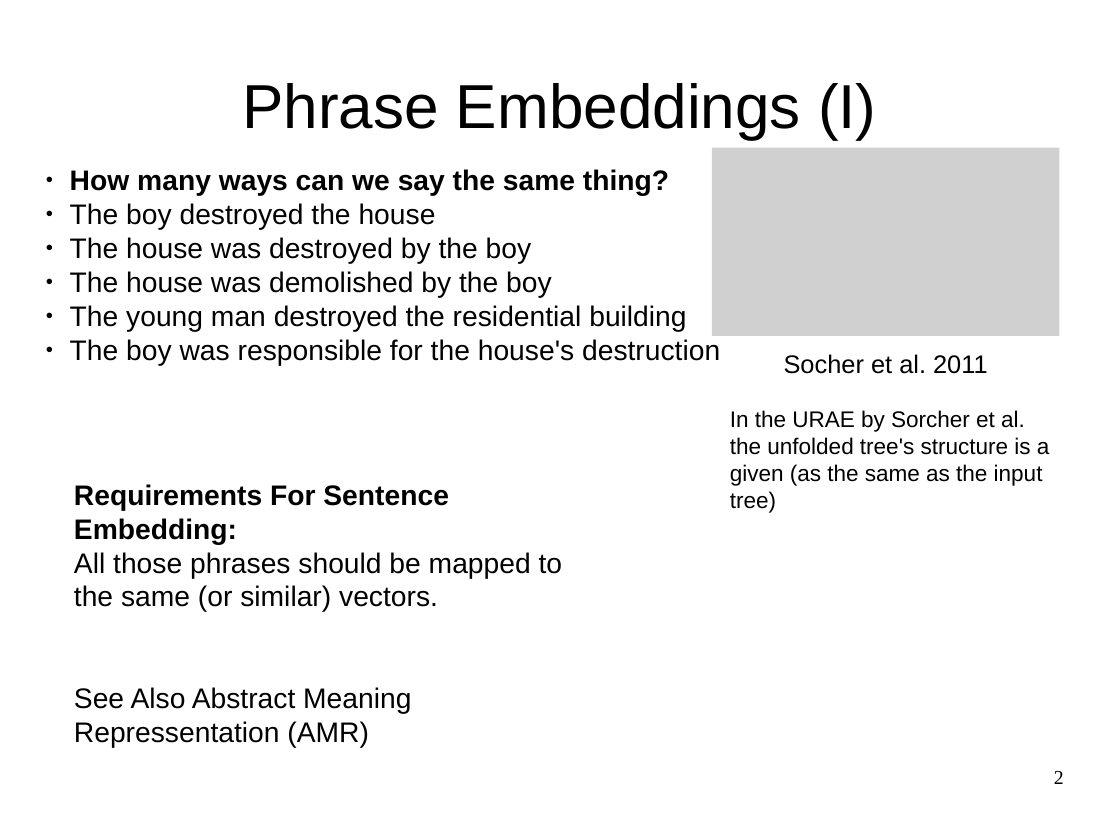
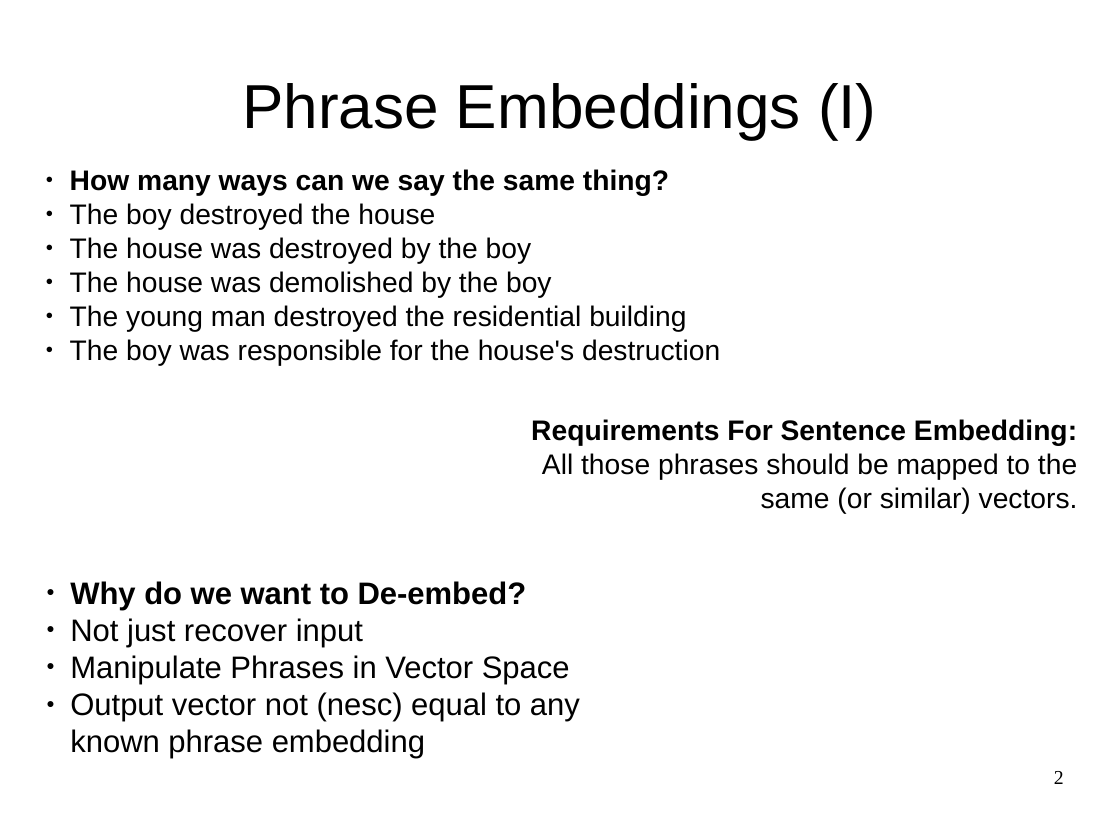
Before and after one commit to oxinabox/phd, a slide deck: slide 2 of documents_prepared/themes/themes.odp. Drawn at 1120x840 pixels with LibreOffice and Linux fonts; fonts in the diff are those of the drawing; grey boxes stand for pictures. Boxes give left, top, right and bottom in pixels: in the first picture for what was removed or moved away, otherwise in the second. Text is boxed around its words. In the diff, an @@ line names an element or a change of style, - is before the commit and + after.

```diff
--- a/documents_prepared/themes/themes.odp
+++ b/documents_prepared/themes/themes.odp
@@ picture removed at (712, 147, 1060, 335) @@
-Socher et al. 2011
@@ text "Requirements For Sentence Embedding:": place and size @@
-text "Requirements For Sentence Embedding:" at (74, 484, 563, 748)
+text "Requirements For Sentence Embedding:" at (531, 419, 1078, 514)
@@ text "Requirements For Sentence Embedding:" at (531, 419, 1078, 514): alignment left to right @@
@@ text removed at (730, 410, 1050, 513) @@
-In the URAE by Sorcher et al. the unfolded tree's structure is a given (as the same as the input tree)
@@ text added at (70, 581, 580, 759), 22 pt, text #000000 @@
+● Why do we want to De-embed?
+● Not just recover input
+● Manipulate Phrases in Vector Space
+● Output vector not (nesc) equal to any
+  known phrase embedding
@@ text at (74, 687, 411, 748): paragraph removed @@
-See Also Abstract Meaning Repressentation (AMR)
```
Also in this commit, not shown: 3 other slides changed, 4 slides added, 2 slides removed, 7 other files.
